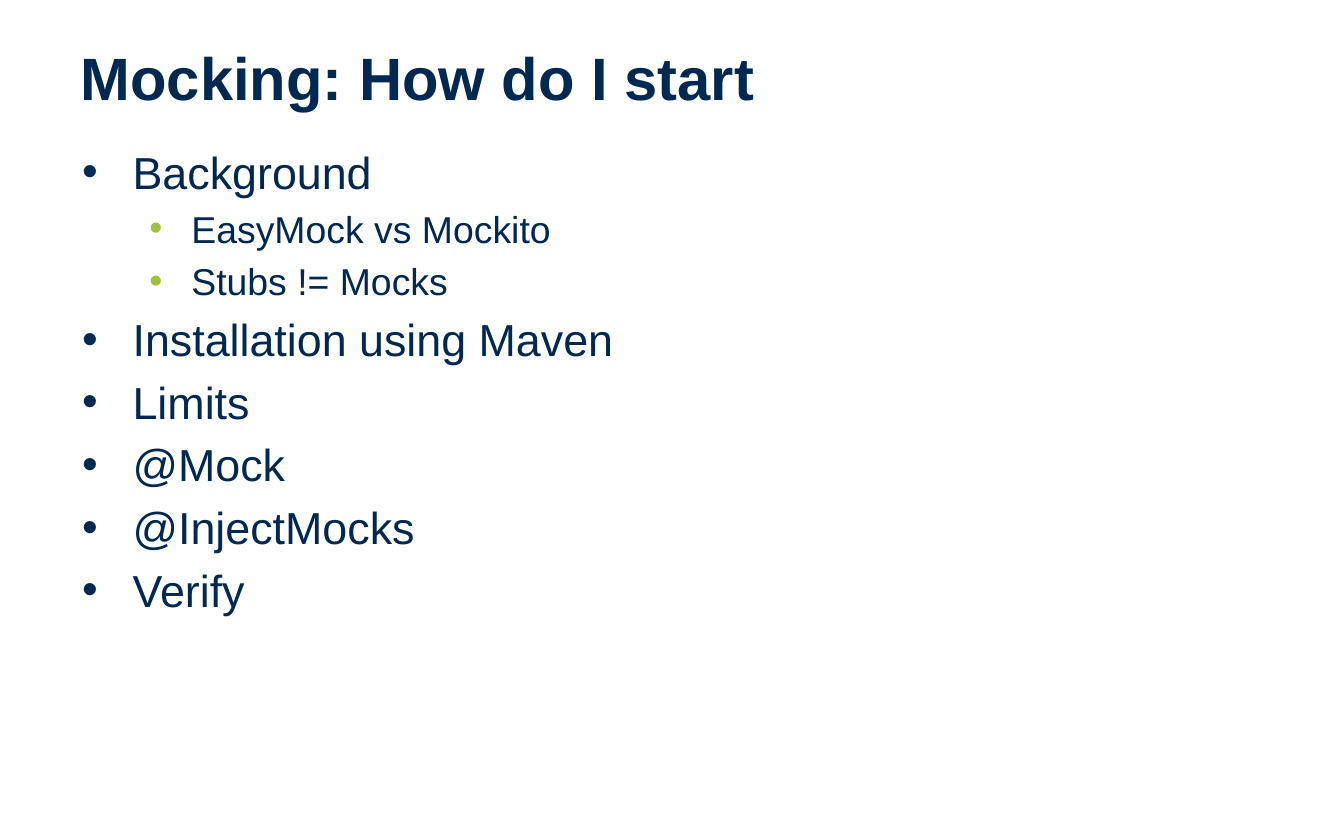
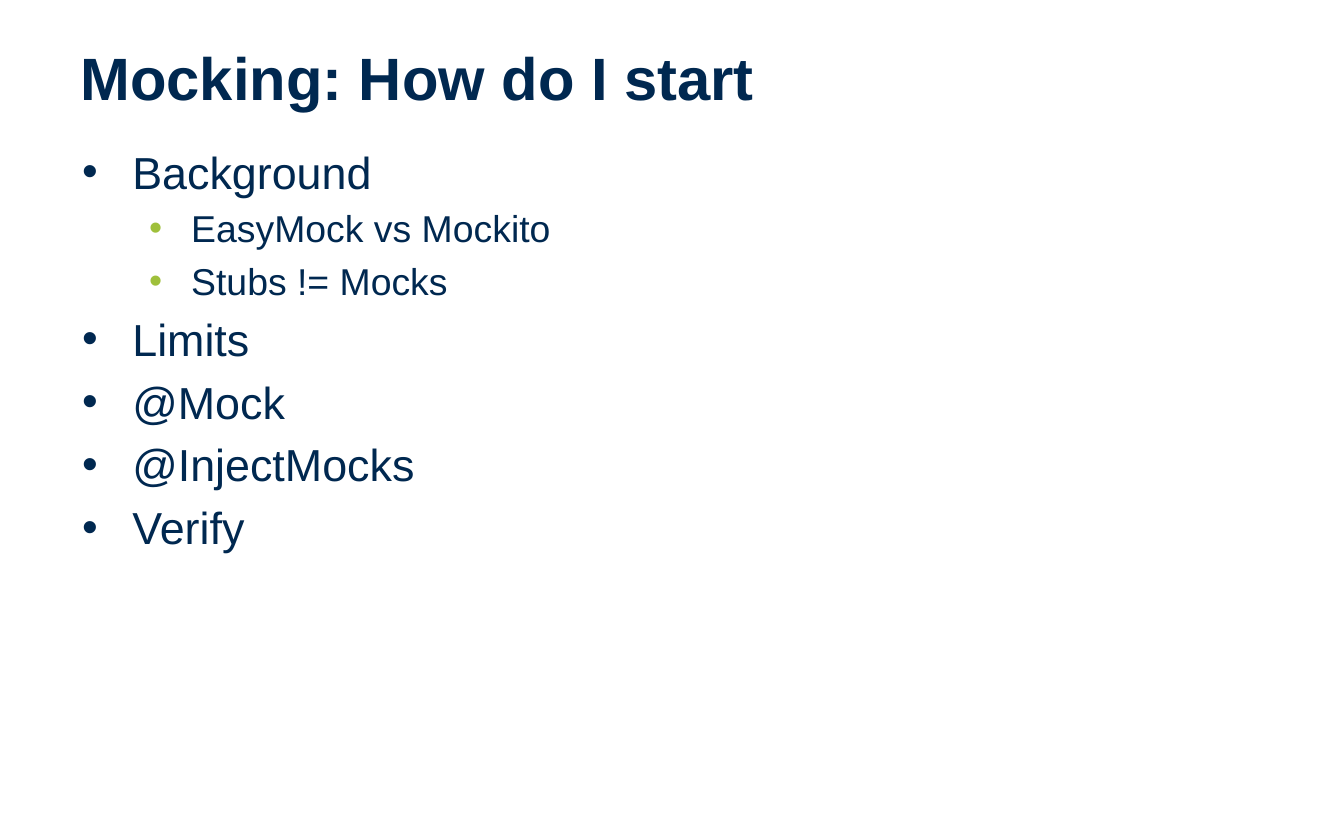
Before and after one commit to entelect/Dojo_UnitTesting_Java, a slide deck: slide 7 of Entelect Dojo Unit Testing.pptx. Drawn at 1344x840 pixels with LibreOffice and Linux fonts; fonts in the diff are those of the drawing; background and template pictures are left out. Boxes give left, top, right and bottom in pixels: in the first picture for what was removed or moved away, otherwise in the second. Text is boxed around its words. In the diff, an @@ line names an element or a change of style, - is before the commit and + after.

```diff
--- a/Entelect Dojo Unit Testing.pptx
+++ b/Entelect Dojo Unit Testing.pptx
@@ text "Background" at (x1=132, y1=156, x2=551, y2=553): indent changed @@
@@ text at (x1=133, y1=323, x2=613, y2=365): paragraph removed @@
-• Installation using Maven
```
Also in this commit, not shown: 8 other slides changed, 29 other files.
